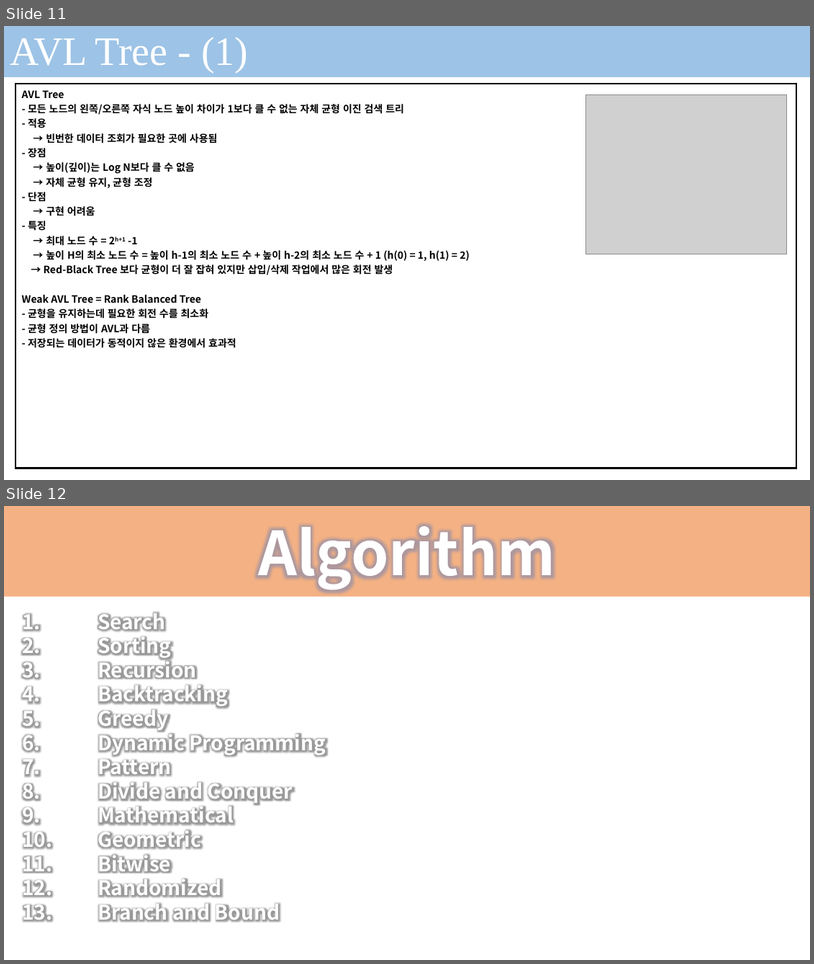
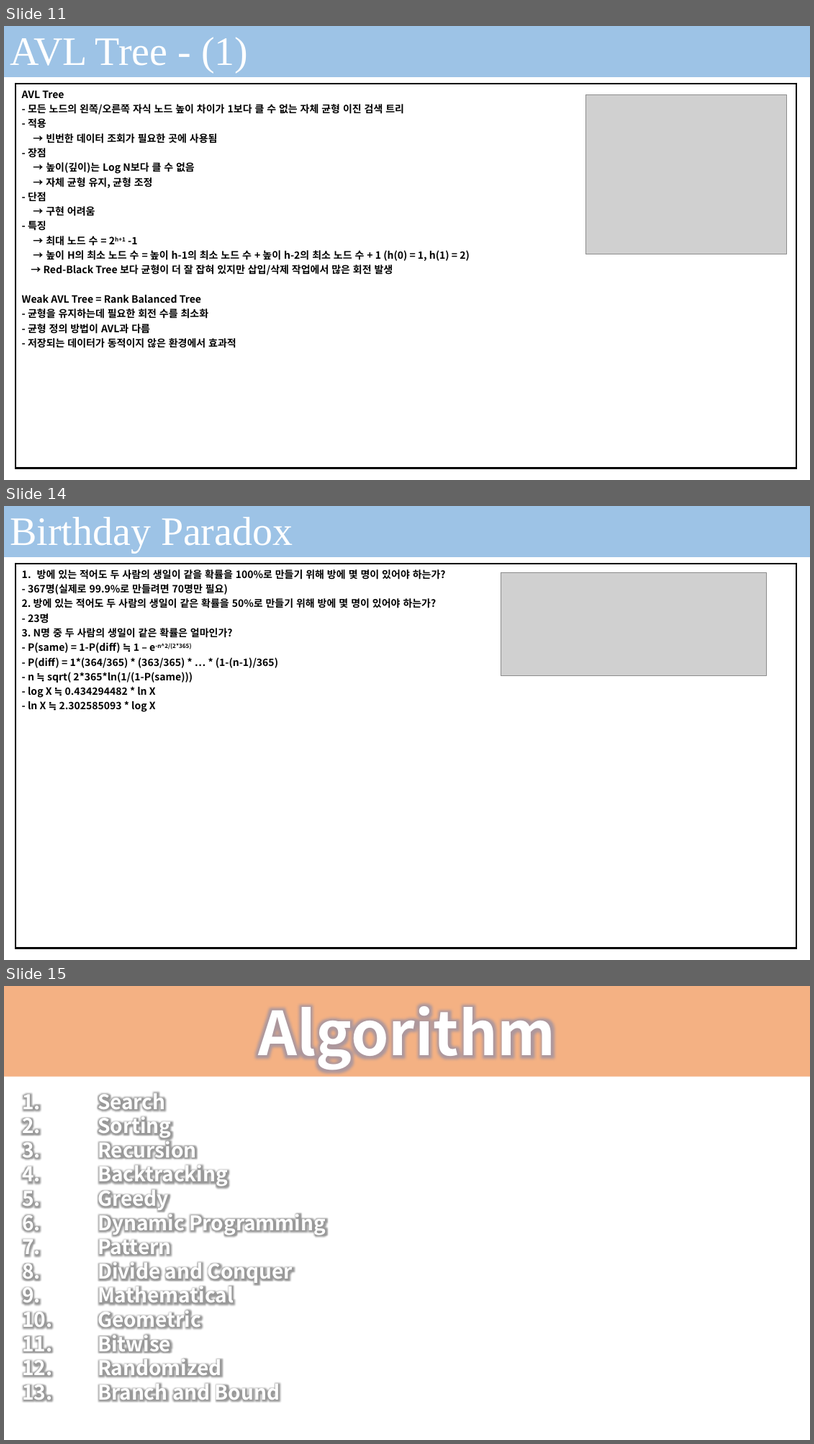
Before and after one commit to seonghokim/Study, a slide deck: Algorithm in c.pptx. Shown one above the other, each under a label of ours: slides 11 and 12 before the commit, slides 11, 14 and 15 after it; the slides between them are not shown. The pictures are 814x964 and 814x1444 pixels, drawn with LibreOffice and Linux fonts; fonts in the diff are those of the drawing; grey boxes stand for pictures; background and template pictures are left out. Boxes give left, top, right and bottom in pixels: in the first picture for what was removed or moved away, otherwise in the second. Text is boxed around its words. In the diff, an @@ line names an element or a change of style, - is before the commit and + after.

```diff
--- a/Algorithm in c.pptx
+++ b/Algorithm in c.pptx
@@ slide 14 added at (4,506,810,960), background #FFFFFF; not listed: 1 template element that a slide beside it also shows @@
@@ rectangle added at (4,506,810,557), fill #9DC3E6 @@
@@ text added at (10,517,293,553), 48 pt, text #FFFFFF @@
+Birthday Paradox
@@ table added at (16,564,797,948), 1 rows, 1 columns @@
+방에 있는 적어도 두 사람의 생일이 같을 확률을 100%로 만들기 위해 방에 몇 명이 있어야 하는가? / - 367명(실제로 99.9%로 만들려면 70명만 필요) / 2. 방에 있는 적어도 두 사람의 생일이 같은 확률을 50%로 만들기 위해 방에 몇 명이 있어야 하는가? / - 23명 / 3. N명 중 두 사람의 생일이 같은 확률은 얼마인가? / - P(same) = 1-P(diff) ≒ 1 – e-n^2/(2*365) / - P(diff) = 1*(364/365) * (363/365) * … * (1-(n-1)/365) / - n ≒ sqrt( 2*365*ln(1/(1-P(same))) / - log X ≒ 0.434294482 * ln X / - ln X ≒ 2.302585093 * log X
@@ picture added at (502,572,767,676) @@
@@ what was slide 12 is now slide 15 @@
```
Also in this commit, not shown: 2 other slides added, 1 other file.
